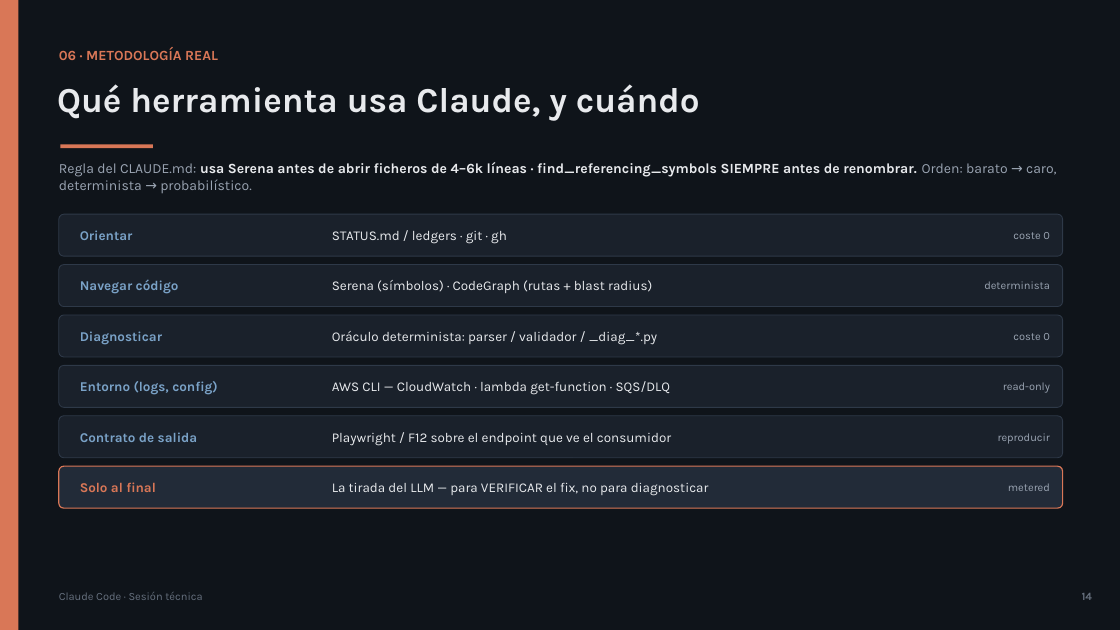
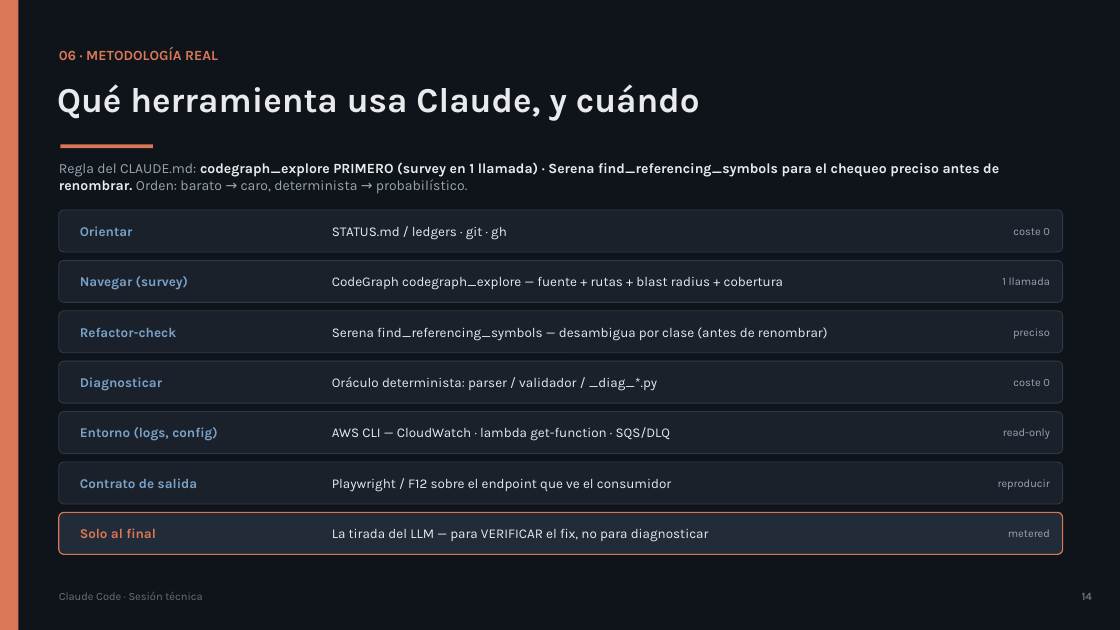
Before and after one commit to olonok69/claude_code_ml_engineer, a slide deck: slide 14 of presentacion/Claude_Code_Presentacion.pptx. Drawn at 1120x630 pixels with LibreOffice and Linux fonts; fonts in the diff are those of the drawing. Boxes give left, top, right and bottom in pixels: in the first picture for what was removed or moved away, otherwise in the second. Text is boxed around its words. In the diff, an @@ line names an element or a change of style, - is before the commit and + after.

```diff
--- a/presentacion/Claude_Code_Presentacion.pptx
+++ b/presentacion/Claude_Code_Presentacion.pptx
@@ text at [59,162,999,193]: text changed @@
-Regla del CLAUDE.md: usa Serena antes de abrir ficheros de 4–6k líneas · find_referencing_symbols SIEMPRE antes de renombrar. Orden: barato → caro, determinista → probabilístico.
+Regla del CLAUDE.md: codegraph_explore PRIMERO (survey en 1 llamada) · Serena find_referencing_symbols para el chequeo preciso antes de renombrar. Orden: barato → caro, determinista → probabilístico.
@@ text at [80,276,188,290]: text changed @@
-Navegar código
+Navegar (survey)
@@ text at [332,277,783,290]: text changed @@
-Serena (símbolos) · CodeGraph (rutas + blast radius)
+CodeGraph codegraph_explore — fuente + rutas + blast radius + cobertura
@@ text at [1002,277,1050,285]: text changed @@
-determinista
+1 llamada
@@ text added at [80,328,176,337], 11.5 pt, text #7AA2C7, bold @@
+Refactor-check
@@ text added at [332,327,828,340], 11.5 pt, text #E8EAED @@
+Serena find_referencing_symbols — desambigua por clase (antes de renombrar)
@@ text added at [1013,328,1050,339], 9.5 pt, text #9AA4B2 @@
+preciso
@@ 6 rounded rectangles, 3 texts: place and size @@
-6 rounded rectangles, 3 texts at [59,214,1063,508]
+6 rounded rectangles, 3 texts at [59,210,1063,504]
@@ rounded rectangle at [59,462,1063,504]: fill #222B38 to #1A212B; outline #D97757 1 pt to #2E3948 0.75 pt @@
@@ rounded rectangle added at [59,513,1063,555], fill #222B38, outline #D97757 1 pt @@
@@ 12 texts: place and size @@
-12 texts at [80,331,1050,496]
+12 texts at [80,377,1050,542]
```
Also in this commit, not shown: 2 other slides changed, 7 other files.
